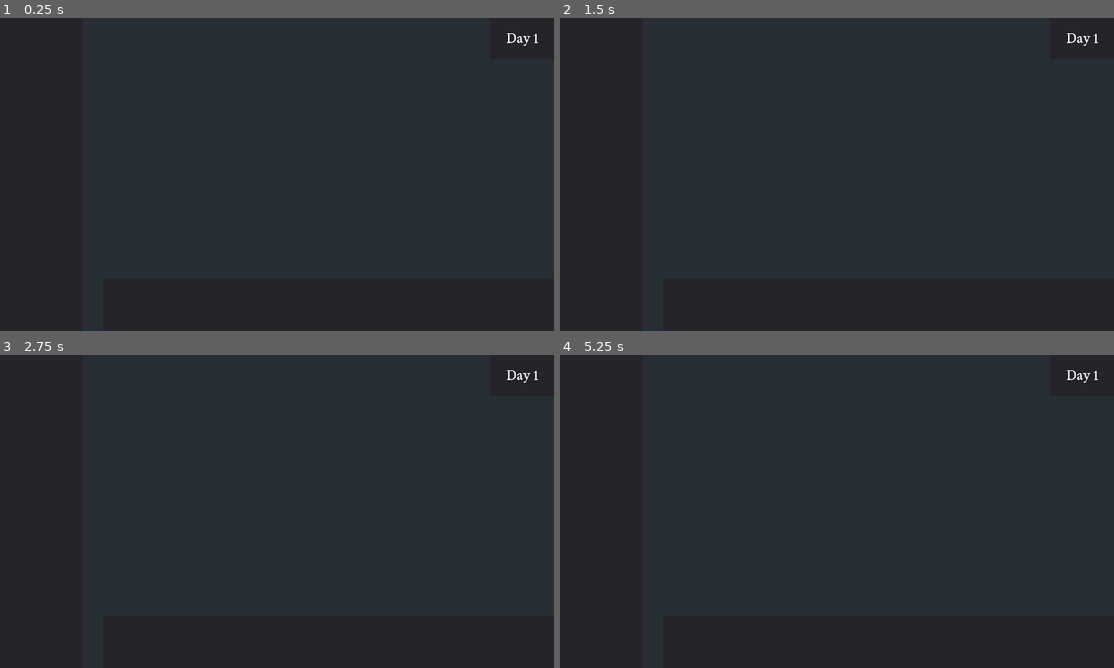
Above: before the commit, frames 1-4 (two rows, left to right).
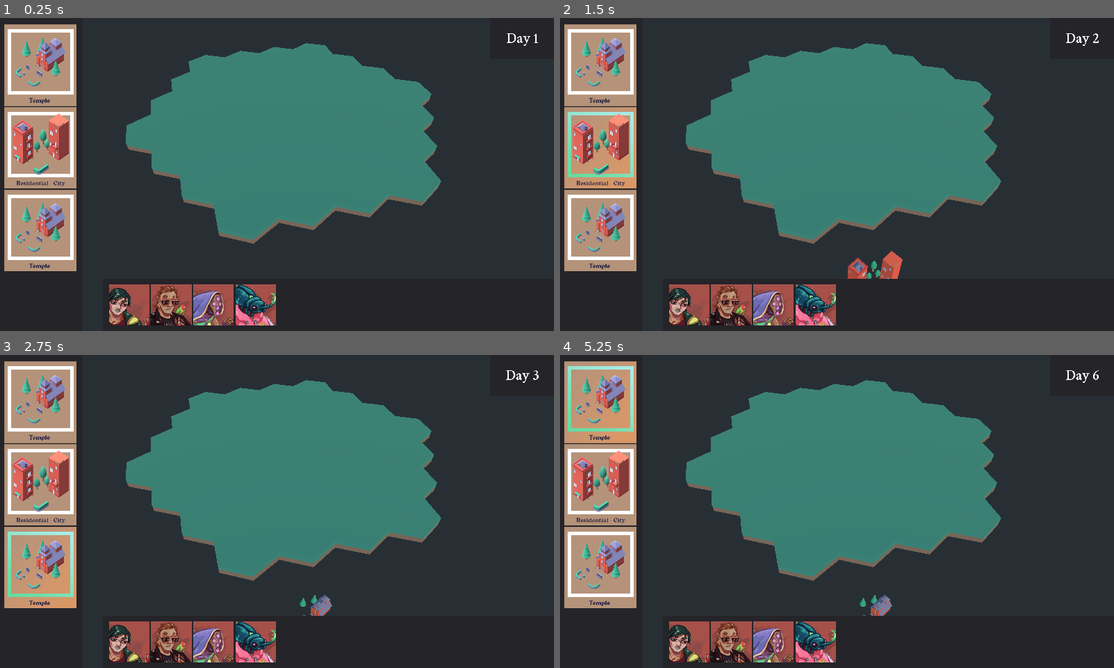
Above: after the commit, the same moments.

Repository: SudoCat/LDJAM51
Game: Godot game, scene res://scenes/grid.tscn
Two runs of this game, one before a commit and one after it. Both use one fixed random seed, a clock stepped at 60 frames per second and the inputs below.
Inputs (mouse positions are in pixels of both pictures, inside the frame that each line leads up to):
- Up to frame 1 (0.25 s): no input
- Up to frame 2 (1.5 s): click (598, 64) at 0.52 s; click (598, 146) at 1.27 s
- Up to frame 3 (2.75 s): click (38, 567) at 2.02 s
- Up to frame 4 (5.25 s): click (598, 401) at 2.77 s; click (598, 483) at 3.52 s; click (598, 567) at 4.27 s; click (598, 401) at 5.02 s

The runs differ from the first frame. In frame 1, 39% of the frame differs, in the area x 0-80%, y 2-99%; in frame 2, 39%, in the area x 0-98%, y 2-99%; in frame 3, 39%; in frame 4, 39%.
Error before the commit: Parse Error: The method "add_card" isn't declared in the current class. (res://scenes/Player.gd:33)

Commit message:
fix... something?????

Diff:
--- a/actors/councilor1.tres
+++ b/actors/councilor1.tres
@@ -9,3 +9,4 @@
 name = "Councilor No.1"
 image = ExtResource( 2 )
 deck = ExtResource( 3 )
+plot_color = Color( 0.1138, 0.257813, 0.257813, 1 )
--- a/actors/councilor2.tres
+++ b/actors/councilor2.tres
@@ -9,3 +9,4 @@
 name = "Councilor No.2"
 image = ExtResource( 2 )
 deck = ExtResource( 3 )
+plot_color = Color( 0.572549, 0.521569, 0.792157, 1 )
--- a/actors/councilor3.tres
+++ b/actors/councilor3.tres
@@ -9,3 +9,4 @@
 name = "Councilor No.3"
 image = ExtResource( 2 )
 deck = ExtResource( 3 )
+plot_color = Color( 0.144531, 0.0446014, 0.0588772, 1 )
--- a/actors/councilor4.tres
+++ b/actors/councilor4.tres
@@ -9,3 +9,4 @@
 name = "Councilor No.4"
 image = ExtResource( 3 )
 deck = ExtResource( 2 )
+plot_color = Color( 0.980392, 0.462745, 0.615686, 1 )
--- a/scenes/Player.gd
+++ b/scenes/Player.gd
@@ -26,13 +26,6 @@
 	if current_turn_time > 10:
 		perform_turn()
 		current_turn_time = 0
-
-func _ready():
-	# Draw first hand
-	actor.shuffle()
-	add_card(actor.draw())
-	add_card(actor.draw())
-	add_card(actor.draw())
 
 func set_offset(duration):
 	current_turn_time = -duration
--- a/scenes/grid/Plot.gd
+++ b/scenes/grid/Plot.gd
@@ -9,6 +9,7 @@
 var body: StaticBody
 var mesh: MeshInstance
 var pos: Vector3
+var current_card
 var place
 export var multiplier = 1.2
 var rng = RandomNumberGenerator.new()
@@ -91,8 +92,10 @@
 	instance.transform.basis = Basis(Vector3.UP, deg2rad(rng.randf_range(-25, 25)))
 
 func claim(player, card):
-	if !is_claimed:
-		is_claimed = true
+	if is_claimed:
+		return
+	is_claimed = true
+	current_card = card
 	blur()
 	$Placeholder.show()
 	claimed_by = player
Not shown, changed: cards/bodega.png.import
Not shown, added: cards/church.png.import
